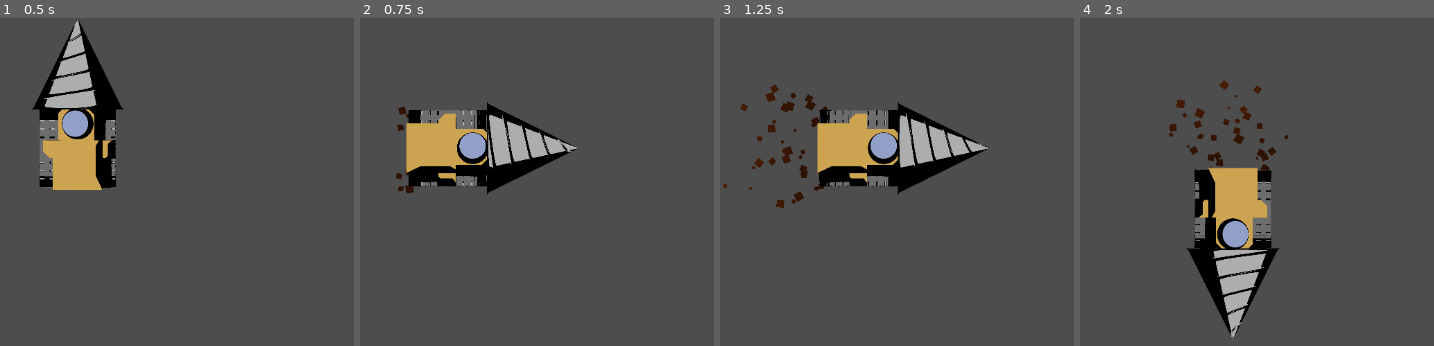
Above: before the commit, frames 1-4 (left to right).
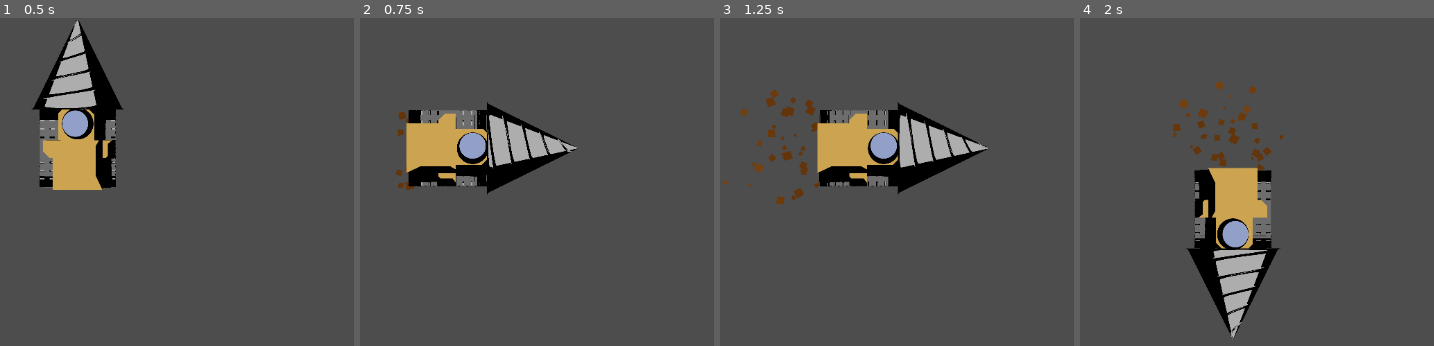
Above: after the commit, the same moments.

Repository: RobertLRollins/Drill
Game: Godot game, scene res://drill/drill.tscn
The game is run twice, just before and just after one commit, with the same random seed, the same clock (stepped at 60 frames per second) and the same inputs. The project has no main scene, so this scene is started directly.
Inputs:
- Up to frame 1 (0.5 s): no input
- Up to frame 2 (0.75 s): tap Enter at 0.5 s; hold D (move_right) from 0.53 s (still down)
- Up to frame 3 (1.25 s): keep holding D (move_right)
- Up to frame 4 (2 s): release D (move_right) at 1.28 s; hold S (move_down) from 1.28 s (still down)

Frame 1 is identical in both runs. In frame 2, 0.3% of the frame differs, in the area x 10-16%, y 27-54%; in frame 3, 1.5%; in frame 4, 1.6%, in the area x 25-59%, y 18-47%.

Commit message:
Update Dirt Particles

Diff:
--- a/drill/drill.tscn
+++ b/drill/drill.tscn
@@ -25,8 +25,9 @@
 "move": SubResource("Animation_n4ipv")
 }
 
-[sub_resource type="Gradient" id="Gradient_2nxi3"]
-colors = PackedColorArray(0.376471, 0.231373, 0.0745098, 1, 0.729412, 0.470588, 0.196078, 1)
+[sub_resource type="Gradient" id="Gradient_qvfv2"]
+offsets = PackedFloat32Array(0, 0.64, 1)
+colors = PackedColorArray(0.392157, 0.203922, 0.0392157, 1, 0.390572, 0.20472, 0.0396908, 1, 0.479038, 0.256345, 0.0587023, 1)
 
 [node name="Drill" type="Sprite2D"]
 position = Vector2(110, 186)
@@ -43,7 +44,7 @@
 
 [node name="dirt_left" type="CPUParticles2D" parent="."]
 z_index = -1
-position = Vector2(-164, 132)
+position = Vector2(-136, 132)
 rotation = 1.5708
 amount = 21
 lifetime = 0.5
@@ -60,14 +61,13 @@
 angle_max = 160.0
 scale_amount_min = 3.0
 scale_amount_max = 12.0
-color = Color(0.376471, 0.231373, 0.0745098, 1)
-color_ramp = SubResource("Gradient_2nxi3")
+color_ramp = SubResource("Gradient_qvfv2")
 hue_variation_min = -1.0
 hue_variation_max = 0.35
 
 [node name="dirt_right" type="CPUParticles2D" parent="."]
 z_index = -1
-position = Vector2(164, 132)
+position = Vector2(144, 132)
 rotation = 1.5708
 amount = 21
 lifetime = 0.5
@@ -84,7 +84,6 @@
 angle_max = 160.0
 scale_amount_min = 3.0
 scale_amount_max = 12.0
-color = Color(0.376471, 0.231373, 0.0745098, 1)
-color_ramp = SubResource("Gradient_2nxi3")
+color_ramp = SubResource("Gradient_qvfv2")
 hue_variation_min = -1.0
 hue_variation_max = 0.35
